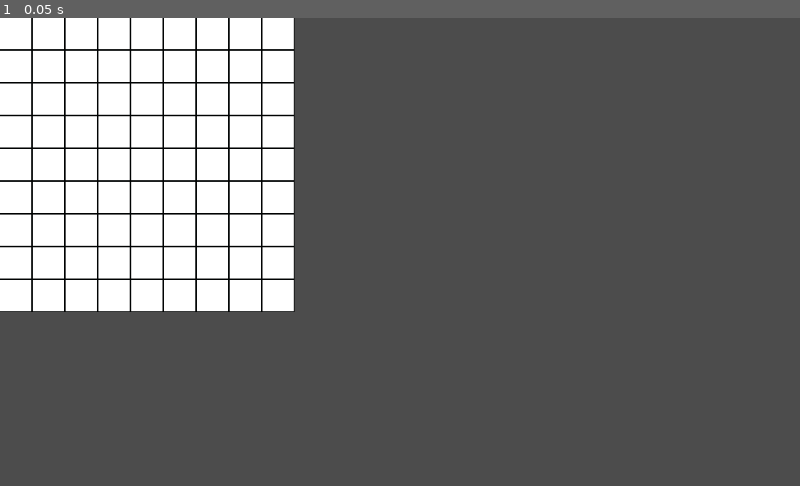
Above: before the commit, frame 1.
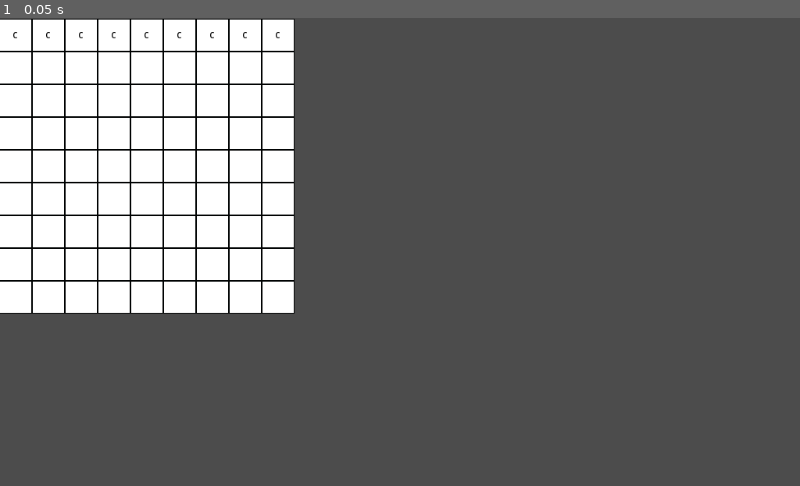
Above: after the commit, the same moment.

Repository: Ignashe/SudokuSlayer1
Game: Godot game, scene res://Escenes/Control.tscn
The game is run twice, just before and just after one commit, with the same random seed, the same clock (stepped at 60 frames per second) and the same inputs. This scene is started directly instead of the project's main scene.
Inputs:
- Up to frame 1 (0.05 s): no input

The runs differ from the first frame. In frame 1, 2.6% of the frame differs, in the area x 0-37%, y 0-64%.

Commit message:
Es pot escriure, hora de generar numeros

Diff:
--- a/Escenes/Control.tscn
+++ b/Escenes/Control.tscn
@@ -1,18 +1,22 @@
-[gd_scene load_steps=2 format=2]
+[gd_scene load_steps=3 format=2]
 
 [ext_resource path="res://Escenes/Casella.tscn" type="PackedScene" id=1]
+[ext_resource path="res://Escenes/GridContainer.gd" type="Script" id=2]
 
 [node name="Control" type="Control"]
 anchor_right = 1.0
 anchor_bottom = 1.0
+margin_bottom = -1.0
 
 [node name="GridContainer" type="GridContainer" parent="."]
 anchor_right = 1.0
 anchor_bottom = 1.0
-margin_bottom = 639.8
+margin_top = 2.0
+margin_bottom = 640.0
 custom_constants/vseparation = 42
 custom_constants/hseparation = 42
 columns = 9
+script = ExtResource( 2 )
 
 [node name="Casella" parent="GridContainer" instance=ExtResource( 1 )]
 
--- /dev/null
+++ b/Escenes/GridContainer.gd
@@ -0,0 +1,21 @@
+extends GridContainer
+
+func _ready():
+	var a1 = get_node("Casella/MarginContainer/Text")
+	var a2 = get_node("Casella2/MarginContainer/Text")
+	var a3 = get_node("Casella3/MarginContainer/Text")
+	var a4 = get_node("Casella4/MarginContainer/Text")
+	var a5 = get_node("Casella5/MarginContainer/Text")
+	var a6 = get_node("Casella6/MarginContainer/Text")
+	var a7 = get_node("Casella7/MarginContainer/Text")
+	var a8 = get_node("Casella8/MarginContainer/Text")
+	var a9 = get_node("Casella9/MarginContainer/Text")
+	a1.text = 'c'
+	a2.text = 'c'
+	a3.text = 'c'
+	a4.text = 'c'
+	a5.text = 'c'
+	a6.text = 'c'
+	a7.text = 'c'
+	a8.text = 'c'
+	a9.text = 'c'
--- a/Escenes/Text.gd
+++ b/Escenes/Text.gd
@@ -7,7 +7,7 @@
 	escriure()
 
 func escriure():
-	if ratoli == true:
+	if ratoli == true and text == '':
 		if Input.is_action_just_pressed("1"):
 			set_text('1')
 		if Input.is_action_just_pressed("2"):
@@ -31,9 +31,6 @@
 func _on_MarginContainer2_mouse_entered():
 	print('in')
 	ratoli = true
-
-
-
 func _on_MarginContainer2_mouse_exited():
 	print('out')
 	ratoli = false
Empty file added: Escenes/Control.gd
